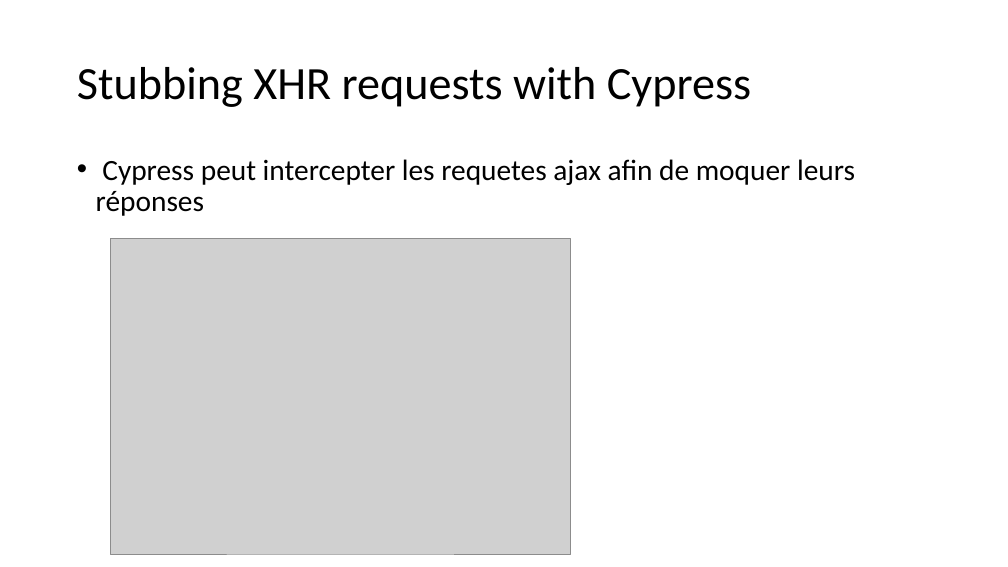
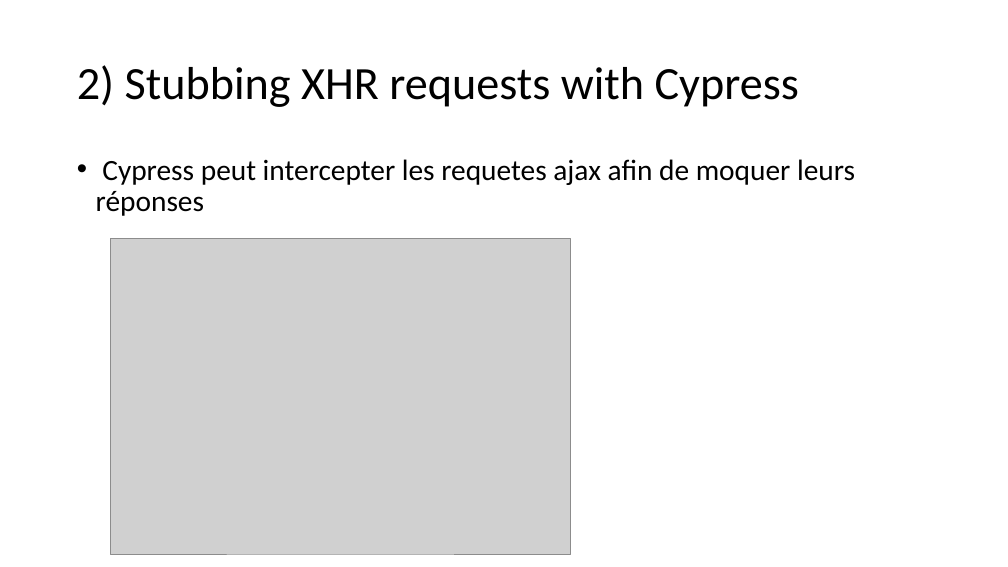
Before and after one commit to seblast312/cypress_youtube, a slide deck: slide 11 of Cypress.pptx (slide 10 before the commit). Drawn at 1008x567 pixels with LibreOffice and Linux fonts; fonts in the diff are those of the drawing; grey boxes stand for pictures. Boxes give left, top, right and bottom in pixels: in the first picture for what was removed or moved away, otherwise in the second. Text is boxed around its words. In the diff, an @@ line names an element or a change of style, - is before the commit and + after.

```diff
--- a/Cypress.pptx
+++ b/Cypress.pptx
@@ title at <box>77,65,799,107</box>: text changed @@
-Stubbing XHR requests with Cypress
+2) Stubbing XHR requests with Cypress
```
Also in this commit, not shown: 4 other slides changed, 3 slides added, 5 other files.
